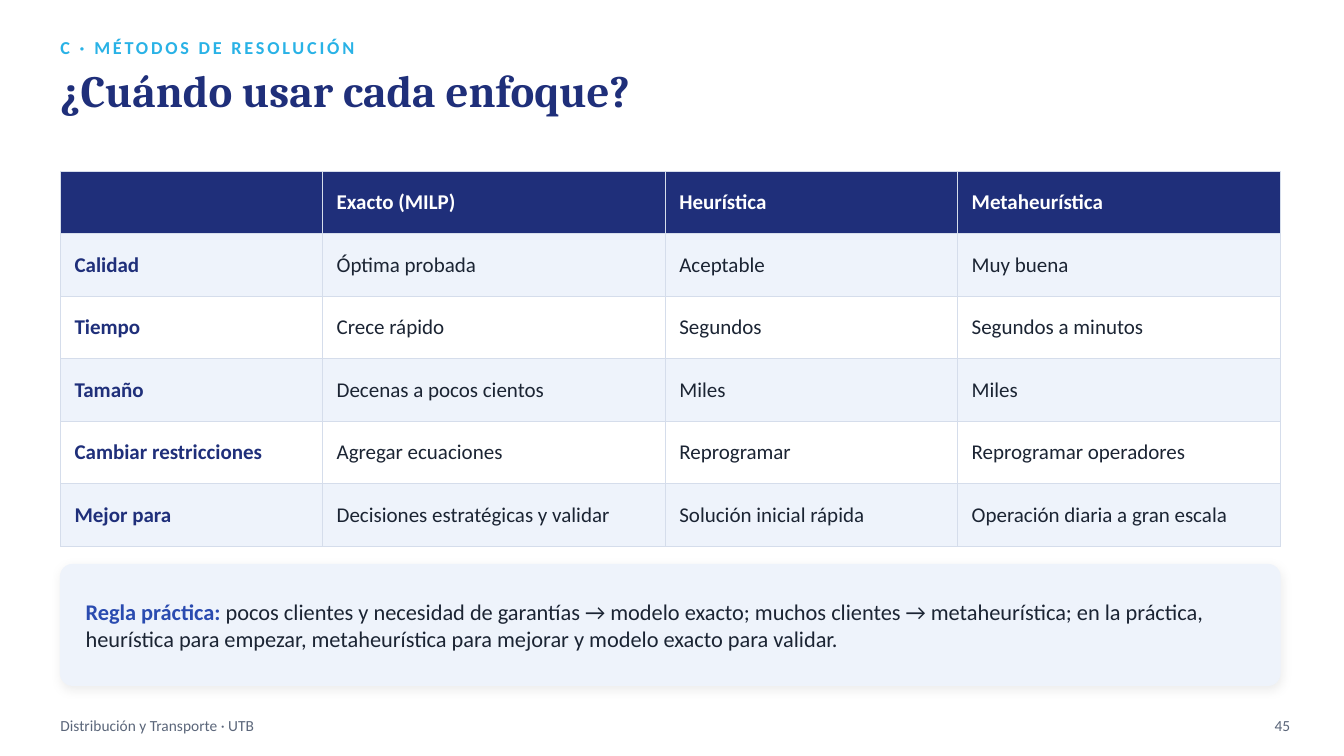
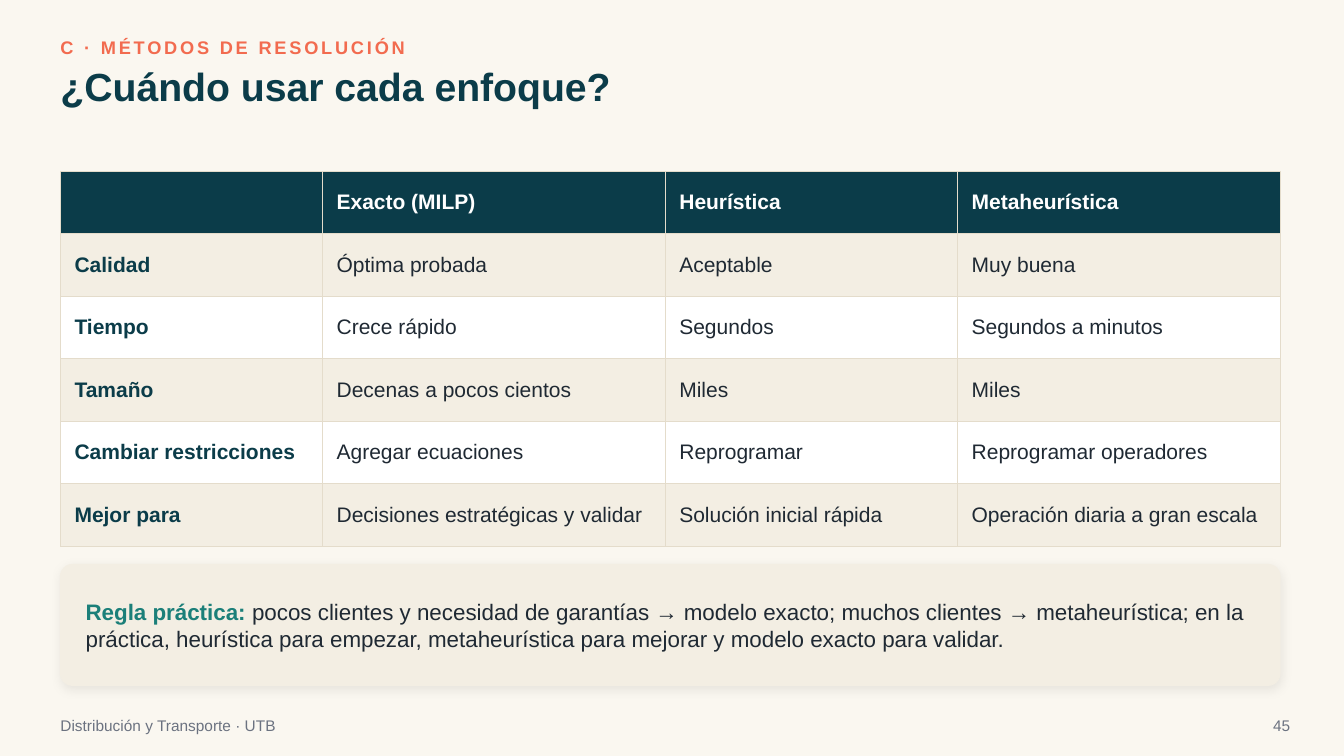
Before and after one commit to sebastianslg/grafosapp, a slide deck: slide 45 of Exposicion_Ruteo_de_Vehiculos.pptx. Drawn at 1344x756 pixels with LibreOffice and Linux fonts; fonts in the diff are those of the drawing. Boxes give left, top, right and bottom in pixels: in the first picture for what was removed or moved away, otherwise in the second. Text is boxed around its words. In the diff, an @@ line names an element or a change of style, - is before the commit and + after.

```diff
--- a/Exposicion_Ruteo_de_Vehiculos.pptx
+++ b/Exposicion_Ruteo_de_Vehiculos.pptx
@@ background #FFFFFF to #FAF7F0 @@
@@ text "C · MÉTODOS DE RESOLUCIÓN" at [60,40,405,54]: font Calibri to Arial, text colour #29B2E6 to #F26B4F @@
@@ text "¿Cuándo usar cada enfoque?" at [60,72,611,109]: size 32 to 28 pt, font Cambria to Arial, text colour #1F2F7A to #0B3C49 @@
@@ table at [60,171,1280,530] @@
@@ fill #1F2F7A to #0B3C49 in row 1 @@
@@ fill #EEF3FB to #F3EEE3 in 12 cells @@
@@ font Calibri to Arial @@
@@ text colour #1F2F7A to #0B3C49 in "Calidad", "Tiempo", "Tamaño", "Cambiar restricciones" and 1 more places @@
@@ text colour #1B2433 to #1F2933 in "Óptima probada", "Aceptable", "Muy buena", "Crece rápido" and 11 more places @@
@@ borders changed @@
@@ rounded rectangle at [60,565,1280,686]: fill #EEF3FB to #F3EEE3; outline #EEF3FB 0.75 pt to #F3EEE3 0.75 pt @@
@@ text "Regla práctica: pocos clientes y ..." at [86,603,1243,652]: font Calibri to Arial, text colour #1B2433 to #1F2933; text colour #2A4BB0 to #1B7F79 in "Regla práctica:" @@
@@ text "Distribución y Transporte · UTB" at [60,719,276,734]: font Calibri to Arial, text colour #5B667A to #6B7280 @@
@@ text "45" at [1273,720,1290,731]: font Calibri to Arial, text colour #5B667A to #6B7280 @@
```
Also in this commit, not shown: 57 other slides changed, 1 other file.
